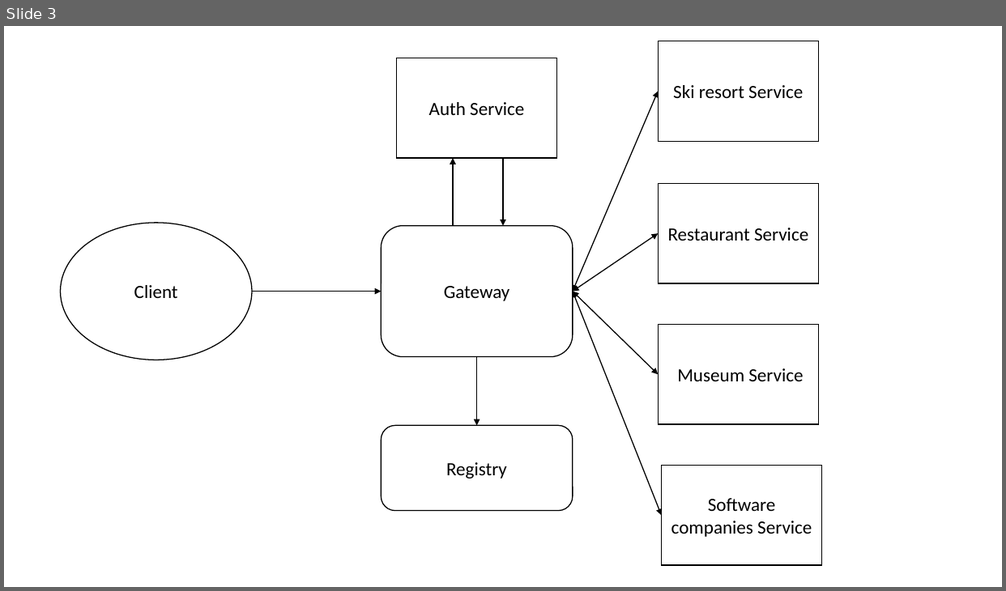
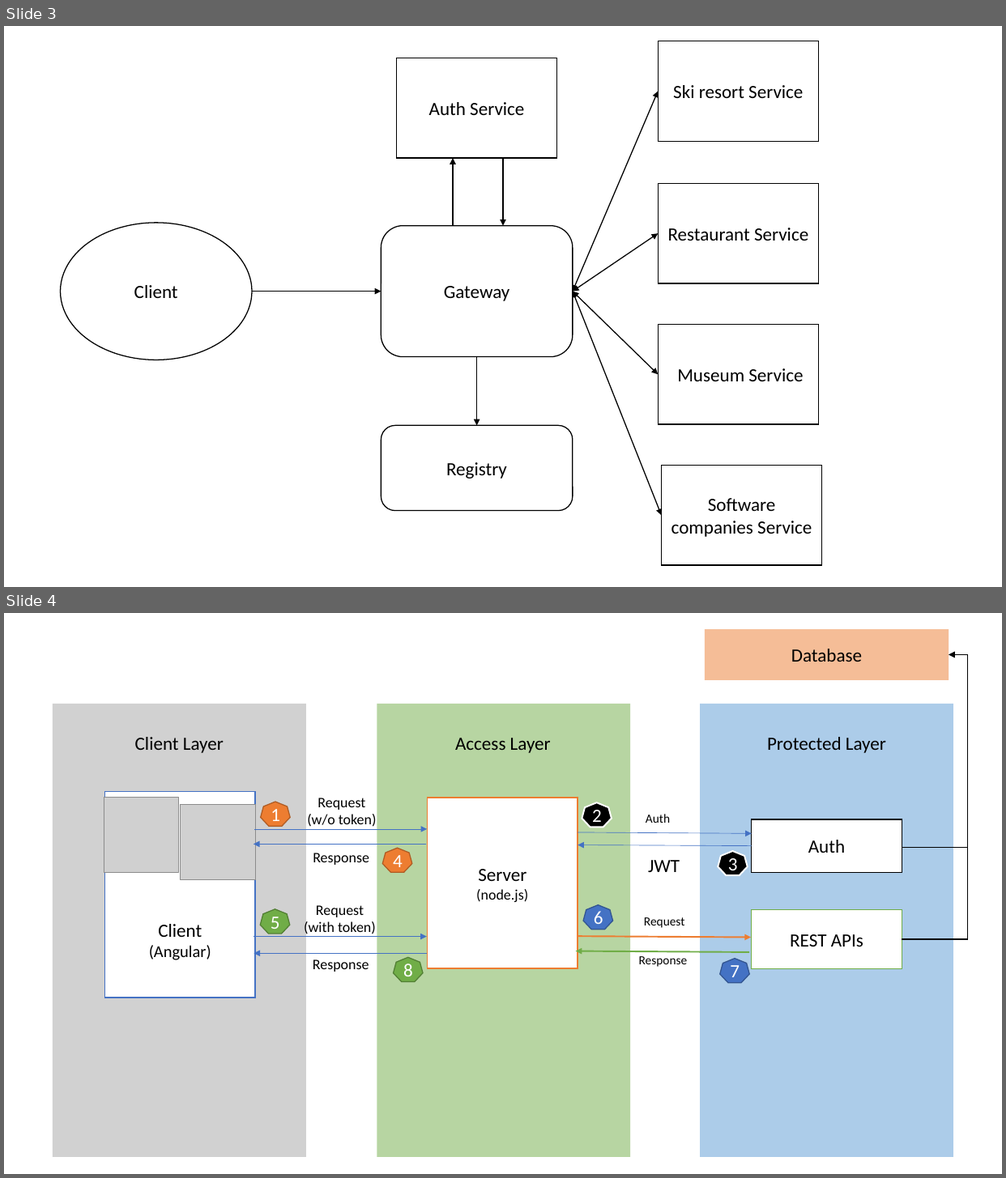
Before and after one commit to vatsal2210/software-architecture-vshah56, a slide deck: Architecture/Software architecture.pptx. Shown one above the other, each under a label of ours: slide 3 before the commit, slides 3 and 4 after it. The pictures are 1006x591 and 1006x1178 pixels, drawn with LibreOffice and Linux fonts; fonts in the diff are those of the drawing; grey boxes stand for pictures. Boxes give left, top, right and bottom in pixels: in the first picture for what was removed or moved away, otherwise in the second. Text is boxed around its words. In the diff, an @@ line names an element or a change of style, - is before the commit and + after.

```diff
--- a/Architecture/Software architecture.pptx
+++ b/Architecture/Software architecture.pptx
@@ slide 4 added at (x1=4, y1=613, x2=1002, y2=1174), background #FFFFFF @@
@@ rectangle added at (x1=705, y1=629, x2=948, y2=680), fill #ED7D31 at 50% opacity, 18 pt, text #000000 @@
+Database
@@ elbow arrow added from (902, 939) to (948, 655), #000000 1 pt @@
@@ elbow arrow added from (902, 845) to (948, 655), #000000 1 pt @@
@@ rectangle added at (x1=53, y1=704, x2=306, y2=1157), fill #A5A5A5 at 50% opacity @@
@@ rectangle added at (x1=377, y1=704, x2=631, y2=1157), fill #70AD47 at 50% opacity @@
@@ rectangle added at (x1=701, y1=704, x2=954, y2=1157), fill #5B9BD5 at 50% opacity @@
@@ text added at (x1=135, y1=737, x2=224, y2=753), 18 pt, text #000000 @@
+Client Layer
@@ text added at (x1=455, y1=738, x2=551, y2=753), 18 pt, text #000000 @@
+Access Layer
@@ text added at (x1=767, y1=737, x2=886, y2=753), 18 pt, text #000000 @@
+Protected Layer
@@ picture added at (x1=104, y1=798, x2=179, y2=873) @@
@@ rectangle added at (x1=105, y1=792, x2=256, y2=998), fill #FFFFFF, outline #4472C4 1 pt, 16 pt, text #000000 @@
+Client
+(Angular)
@@ picture added at (x1=181, y1=805, x2=256, y2=879) @@
@@ rectangle added at (x1=428, y1=797, x2=578, y2=968), fill #FFFFFF, outline #ED7D31 1.5 pt, 14 pt, text #000000 @@
+Server
+(node.js)
@@ heptagon added at (x1=582, y1=803, x2=612, y2=828), fill #000000, outline #FFFFFF 1.5 pt, 18 pt, text #FFFFFF @@
+2
@@ text added at (x1=646, y1=814, x2=670, y2=823), 12 pt, text #000000 @@
+Auth
@@ rectangle added at (x1=752, y1=820, x2=902, y2=873), fill #FFFFFF, outline #000000 1 pt, 18 pt, text #000000 @@
+Auth
@@ group added at (x1=253, y1=798, x2=427, y2=873): 2 arrows, 2 texts, 2 heptagons @@
+Response
+Request
+(w/o token)
+1
+4
@@ arrow added from (577, 833) to (752, 834), #4472C4 0.5 pt @@
@@ arrow added from (752, 845) to (577, 845), #4472C4 0.5 pt @@
@@ heptagon added at (x1=718, y1=851, x2=748, y2=875), fill #000000, outline #FFFFFF 1.5 pt, 18 pt, text #FFFFFF @@
+3
@@ text added at (x1=648, y1=860, x2=680, y2=872), 18 pt, text #000000 @@
+JWT
@@ heptagon added at (x1=583, y1=905, x2=612, y2=930), fill #4472C4, outline #325491 1 pt, 18 pt, text #FFFFFF @@
+6
@@ text added at (x1=644, y1=918, x2=684, y2=928), 12 pt, text #000000 @@
+Request
@@ rectangle added at (x1=752, y1=910, x2=902, y2=969), fill #FFFFFF, outline #70AD47 1 pt, 18 pt, text #000000 @@
+REST APIs
@@ arrow added from (750, 952) to (576, 952), #70AD47 1.5 pt @@
@@ arrow added from (577, 936) to (751, 937), #ED7D31 1.5 pt @@
@@ group added at (x1=254, y1=905, x2=427, y2=982): 2 arrows, 2 texts, 2 heptagons @@
+Response
+Request
+(with token)
+5
+8
@@ text added at (x1=639, y1=956, x2=688, y2=967), 12 pt, text #000000 @@
+Response
@@ heptagon added at (x1=720, y1=959, x2=749, y2=983), fill #4472C4, outline #325491 1 pt, 18 pt, text #FFFFFF @@
+7
```
Also in this commit, not shown: 5 other files.
